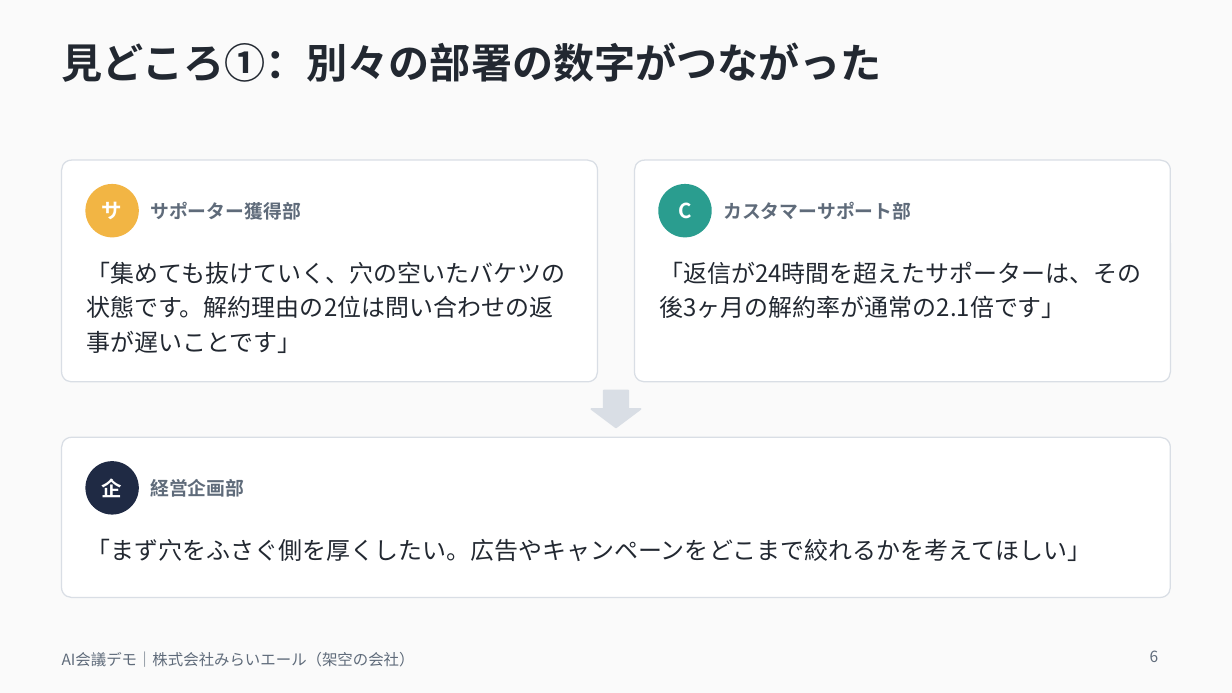
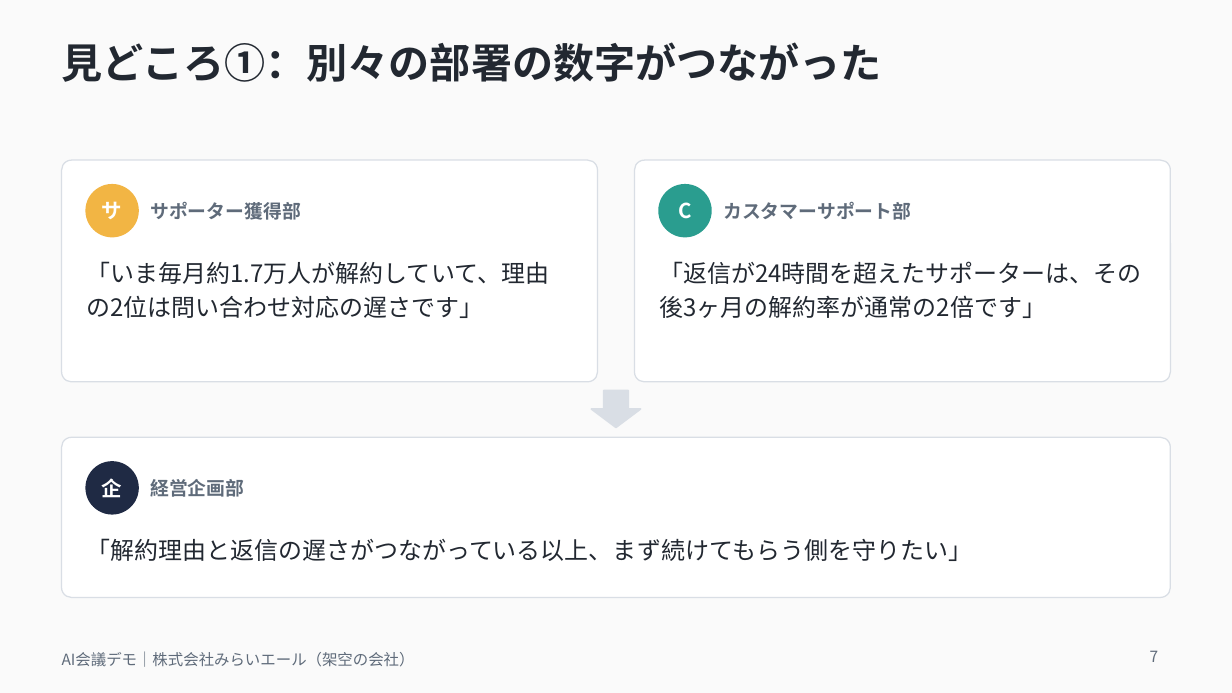
Before and after one commit to michiko3311220-stack/-, a slide deck: slide 7 of ai_meeting/slides/ai_meeting_demo.pptx (slide 6 before the commit). Drawn at 1232x693 pixels with LibreOffice and Linux fonts; fonts in the diff are those of the drawing. Boxes give left, top, right and bottom in pixels: in the first picture for what was removed or moved away, otherwise in the second. Text is boxed around its words. In the diff, an @@ line names an element or a change of style, - is before the commit and + after.

```diff
--- a/ai_meeting/slides/ai_meeting_demo.pptx
+++ b/ai_meeting/slides/ai_meeting_demo.pptx
@@ text at (86,261,549,318): text changed @@
-「集めても抜けていく、穴の空いたバケツの状態です。解約理由の2位は問い合わせの返事が遅いことです」
+「いま毎月約1.7万人が解約していて、理由の2位は問い合わせ対応の遅さです」
@@ text at (659,261,1142,318): text changed @@
-「返信が24時間を超えたサポーターは、その後3ヶ月の解約率が通常の2.1倍です」
+「返信が24時間を超えたサポーターは、その後3ヶ月の解約率が通常の2倍です」
@@ text at (86,538,972,561): text changed @@
-「まず穴をふさぐ側を厚くしたい。広告やキャンペーンをどこまで絞れるかを考えてほしい」
+「解約理由と返信の遅さがつながっている以上、まず続けてもらう側を守りたい」
@@ page number at (1150,650,1159,662): text changed @@
-6
+7
```
Also in this commit, not shown: 10 other slides changed, 2 slides added, 1 slide removed, 14 other files.
